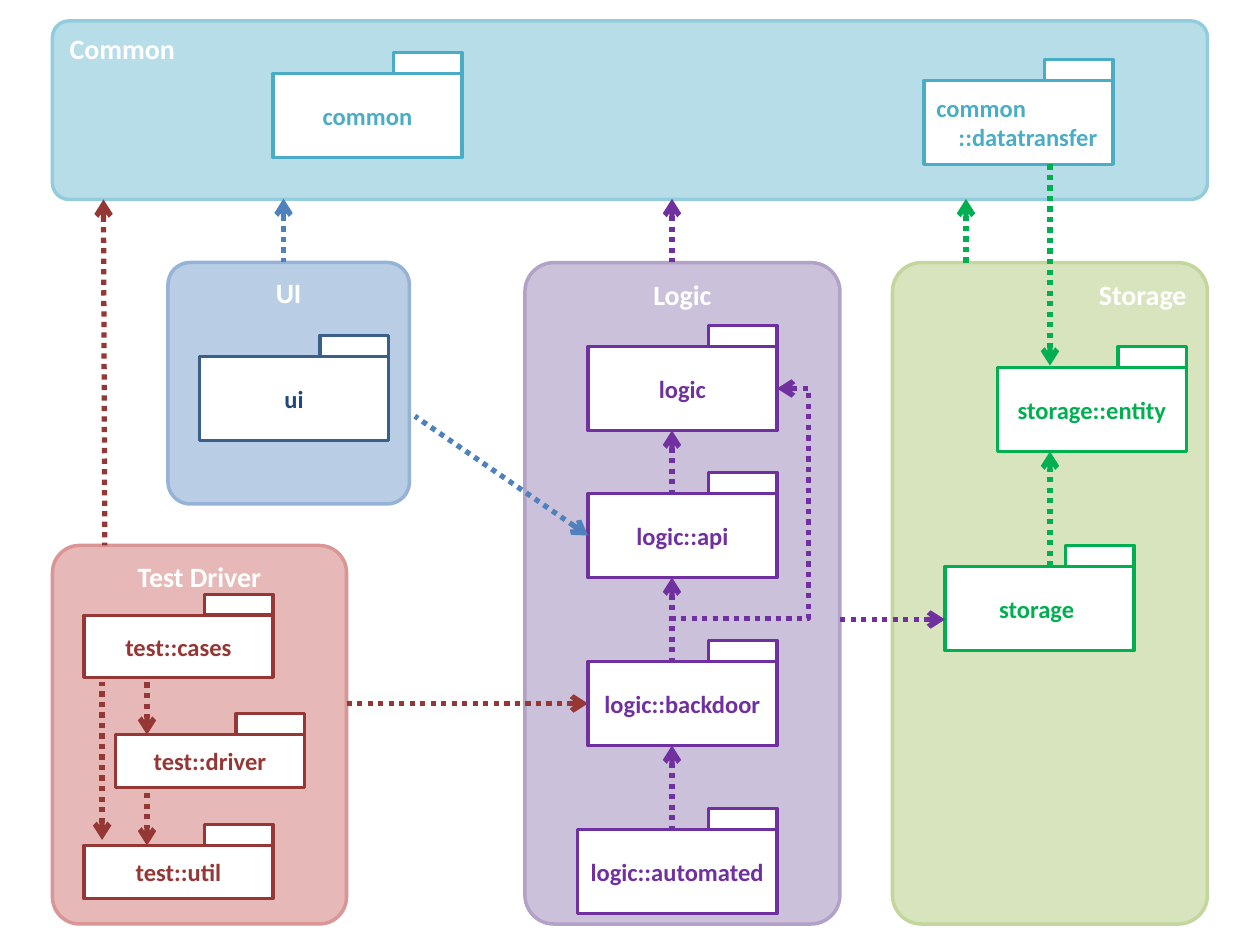
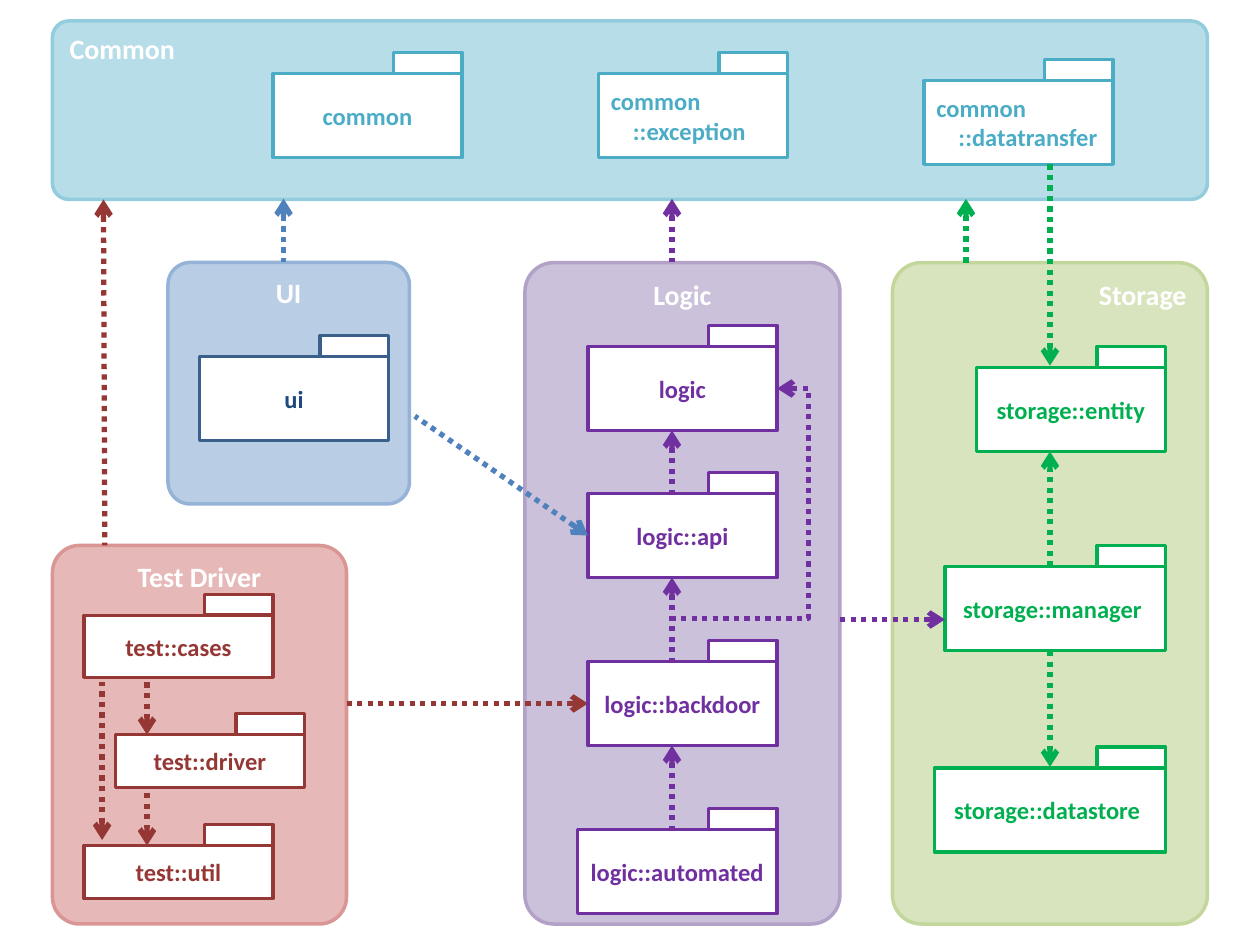
Before and after one commit to TEAMMATES/teammates, a slide deck: slide 1 of doc/diagrams/packageDiagram.pptx. Drawn at 1260x945 pixels with LibreOffice and Linux fonts; fonts in the diff are those of the drawing. Boxes give left, top, right and bottom in pixels: in the first picture for what was removed or moved away, otherwise in the second. Text is boxed around its words. In the diff, an @@ line names an element or a change of style, - is before the commit and + after.

```diff
--- a/doc/diagrams/packageDiagram.pptx
+++ b/doc/diagrams/packageDiagram.pptx
@@ rectangle added at (x1=719, y1=53, x2=788, y2=74), fill #FFFFFF, outline #4BACC6 2 pt @@
@@ rectangle added at (x1=598, y1=73, x2=788, y2=158), fill #FFFFFF, outline #4BACC6 2 pt, 14 pt, text #4BACC6, bold @@
+common
+::exception
@@ rectangle moved from (x1=1119, y1=346, x2=1187, y2=368) to (x1=1097, y1=346, x2=1166, y2=368) @@
@@ rectangle "storage::entity" moved from (x1=998, y1=368, x2=1187, y2=452) to (x1=976, y1=368, x2=1166, y2=452) @@
@@ rectangle "storage::manager" resized from (x1=945, y1=567, x2=1134, y2=651) to (x1=945, y1=567, x2=1166, y2=651) @@
@@ rectangle moved from (x1=1066, y1=546, x2=1134, y2=567) to (x1=1097, y1=546, x2=1166, y2=567) @@
@@ text in rectangle at (x1=963, y1=602, x2=1141, y2=622): text changed @@
-storage
+storage::manager
@@ arrow added from (1050, 651) to (1050, 767), #00B050 3 pt dashed @@
@@ rectangle added at (x1=1097, y1=747, x2=1166, y2=769), fill #FFFFFF, outline #00B050 2 pt @@
@@ rectangle added at (x1=935, y1=769, x2=1166, y2=853), fill #FFFFFF, outline #00B050 2 pt, 14 pt, text #00B050, bold @@
+storage::datastore
```
Also in this commit, not shown: 20 other files.
